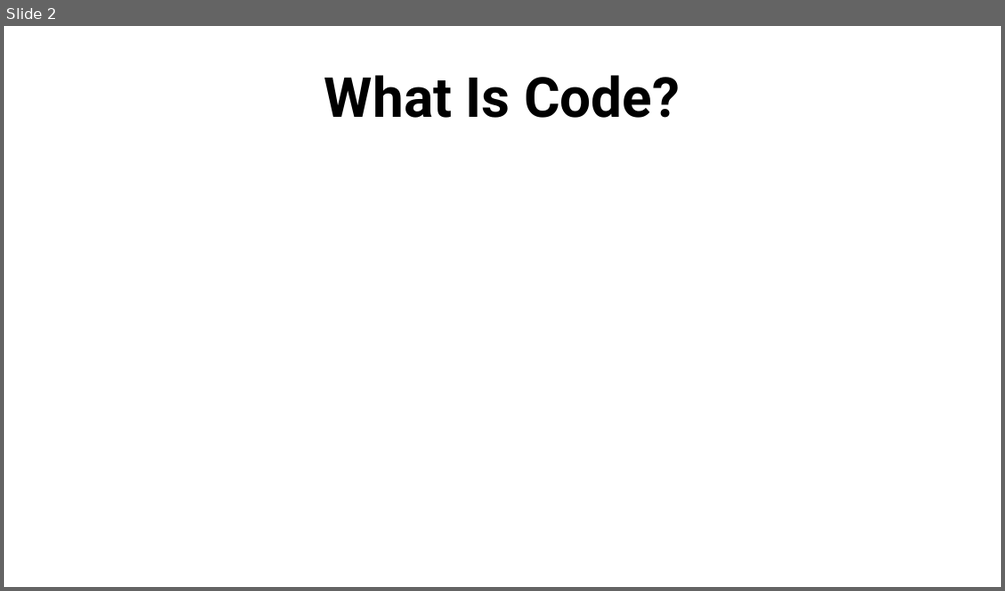
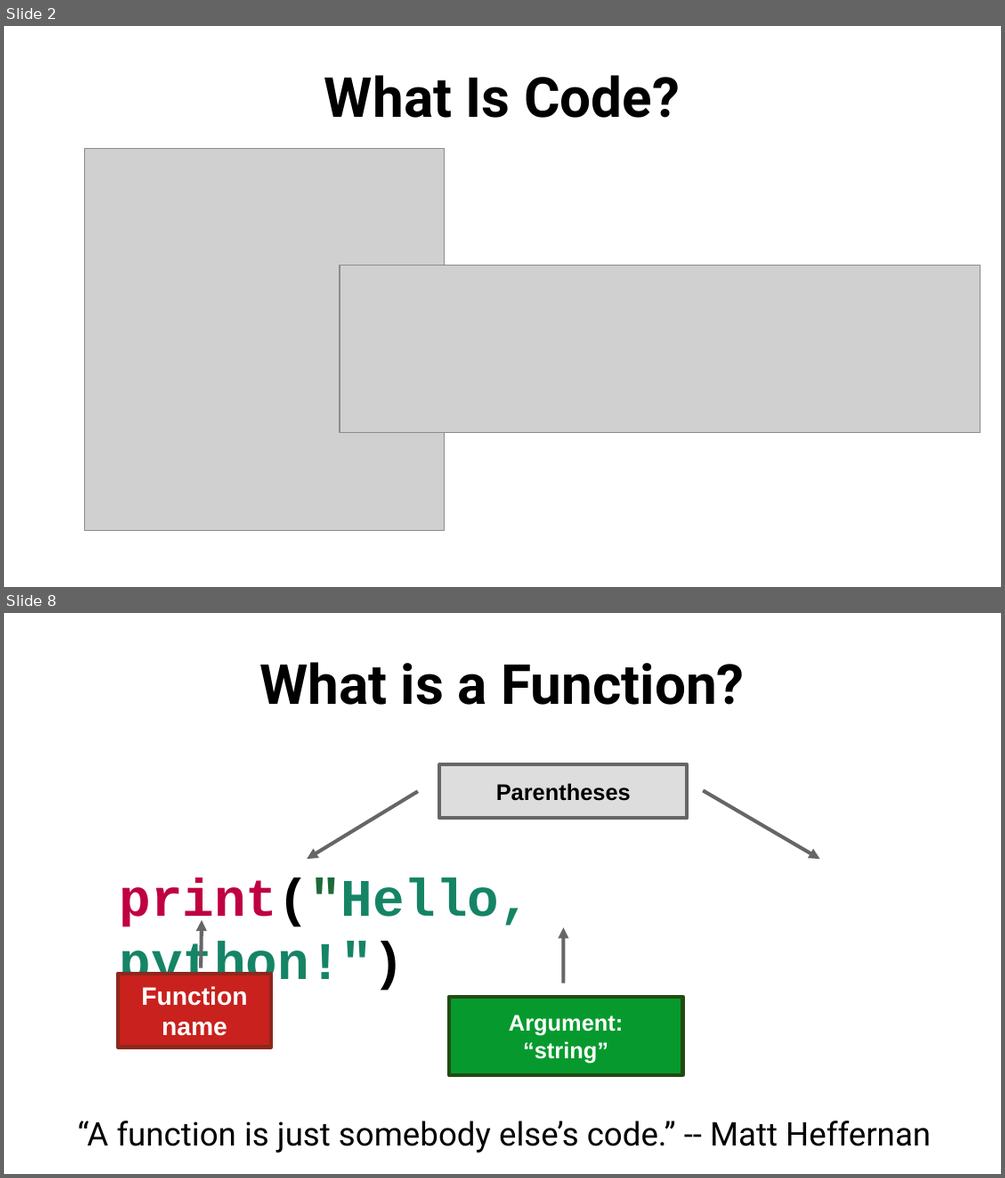
Before and after one commit to SlithyMatt/python-tutorial, a slide deck: lesson1/python101_lesson1_slides.odp. Shown one above the other, each under a label of ours: slide 2 before the commit, slides 2 and 8 after it; the slides between them are not shown. The pictures are 1005x591 and 1005x1178 pixels, drawn with LibreOffice and Linux fonts; fonts in the diff are those of the drawing; grey boxes stand for pictures. Boxes give left, top, right and bottom in pixels: in the first picture for what was removed or moved away, otherwise in the second. Text is boxed around its words. In the diff, an @@ line names an element or a change of style, - is before the commit and + after.

```diff
--- a/lesson1/python101_lesson1_slides.odp
+++ b/lesson1/python101_lesson1_slides.odp
@@ slide 8 added at box(4, 613, 1001, 1174), background #FFFFFF @@
@@ title added at box(259, 662, 744, 705), 44 pt, text #000000, bold @@
+What is a Function?
@@ rectangle added at box(440, 764, 687, 819), fill #DDDDDD, outline #666666 2.89 pt, 18 pt, text #000000, bold @@
+Parentheses
@@ arrow added from (418, 791) to (307, 859), #666666 2.89 pt @@
@@ arrow added from (704, 790) to (820, 859), #666666 2.89 pt @@
@@ text added at box(120, 877, 531, 993), 42 pt, text #158466, bold @@
+print("Hello, python!")
@@ arrow added from (202, 967) to (202, 920), #666666 2.89 pt @@
@@ arrow added from (564, 983) to (564, 928), #666666 2.89 pt @@
@@ rectangle added at box(118, 974, 272, 1047), fill #C9211E, outline #8D281E 2.89 pt, 20 pt, text #FFFFFF, bold @@
+Function
+name
@@ rectangle added at box(449, 997, 683, 1074), fill #069A2E, outline #224B12 2.89 pt, 18 pt, text #FFFFFF, bold @@
+Argument:
+“string”
@@ text added at box(78, 1120, 930, 1152), 26 pt, text #000000 @@
+“A function is just somebody else’s code.” -- Matt Heffernan
@@ slide 2 changed as well @@
@@ picture added at box(84, 148, 444, 531) @@
@@ picture added at box(340, 265, 980, 432) @@
```
Also in this commit, not shown: 1 other slide changed, 8 other slides added, 1 other file.
